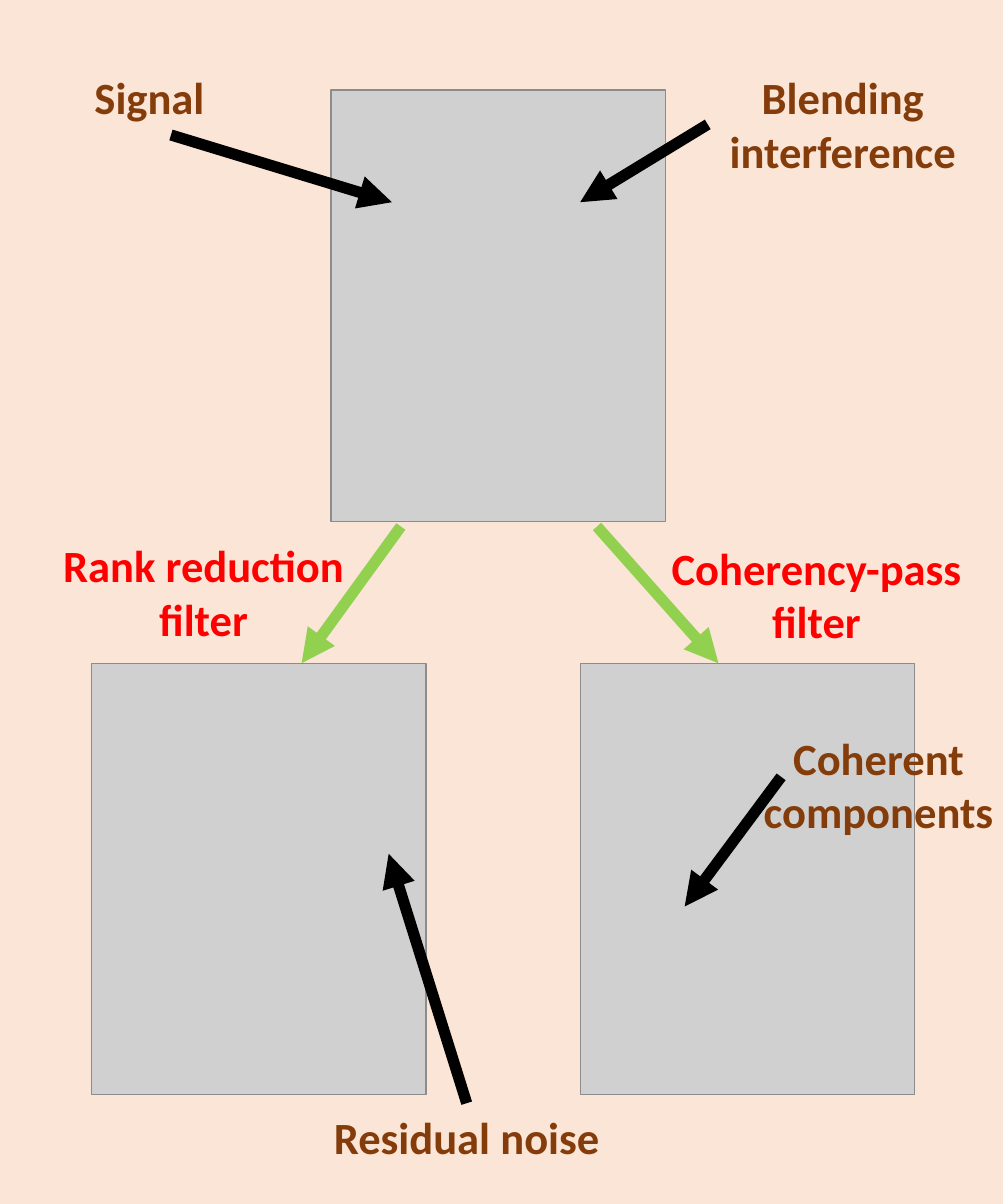
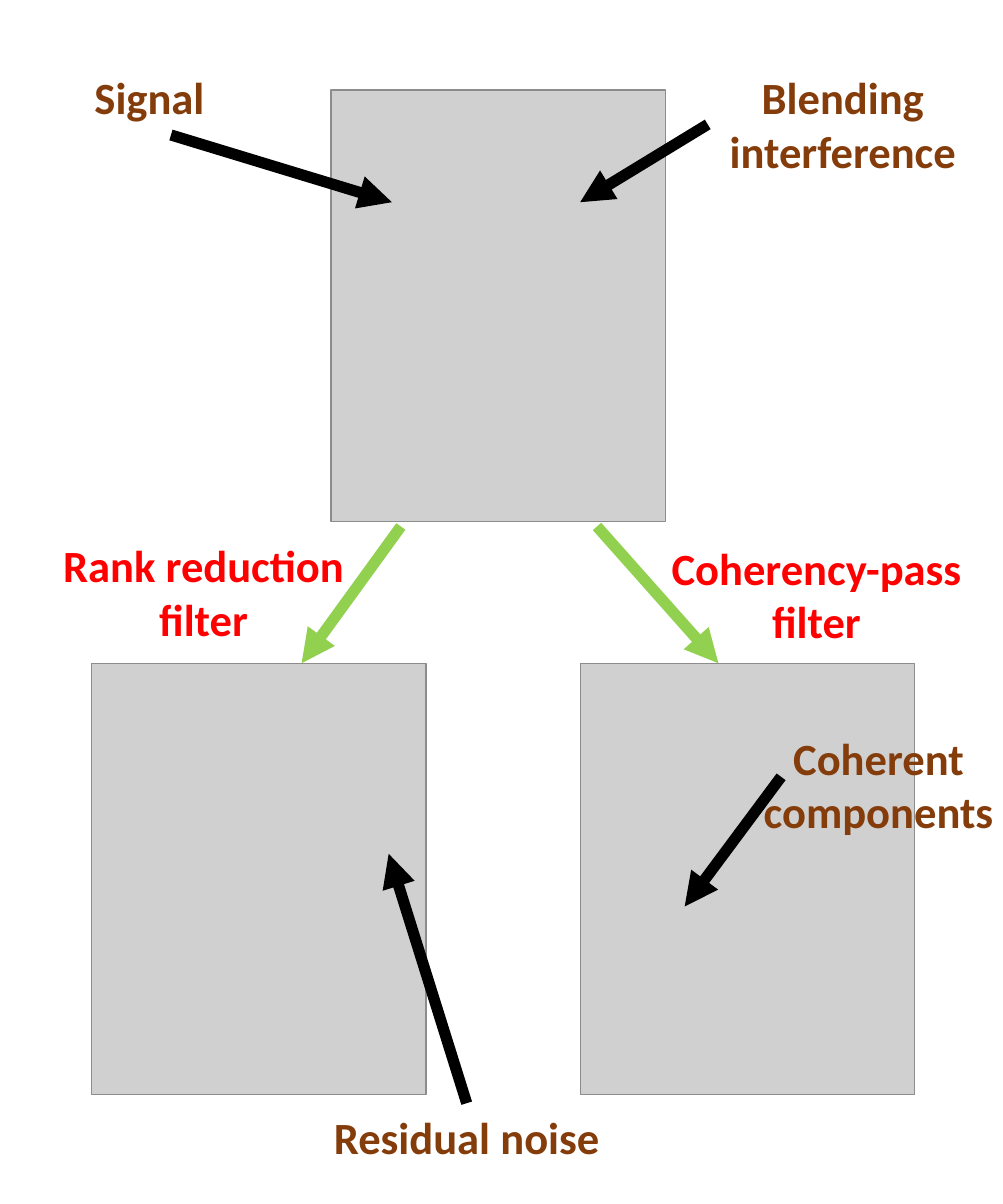
Before and after one commit to chenyk1990/useful-utilities, a slide deck: slide 1 of various/pptx/coherency_VS_rank.pptx. Drawn at 1003x1204 pixels with LibreOffice and Linux fonts; fonts in the diff are those of the drawing; grey boxes stand for pictures. Boxes give left, top, right and bottom in pixels: in the first picture for what was removed or moved away, otherwise in the second. Text is boxed around its words. In the diff, an @@ line names an element or a change of style, - is before the commit and + after.

```diff
--- a/various/pptx/coherency_VS_rank.pptx
+++ b/various/pptx/coherency_VS_rank.pptx
@@ background #FBE5D6 to #FFFFFF @@
```
Also in this commit, not shown: 2 other files.
